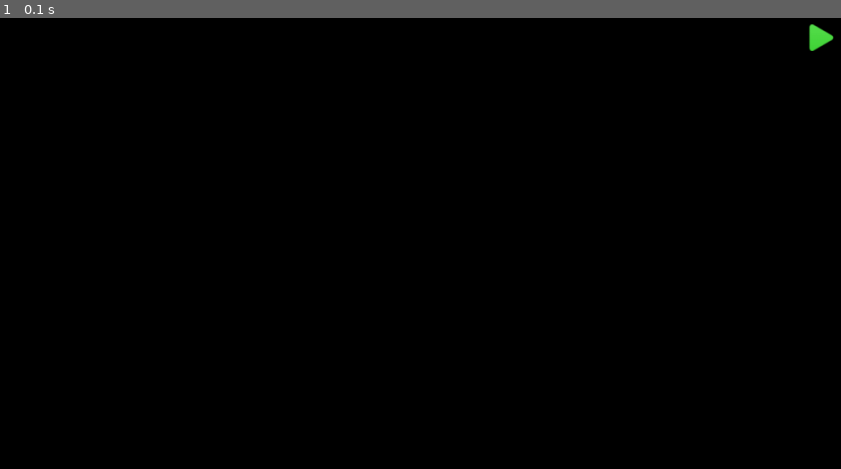
Above: before the commit, frame 1.
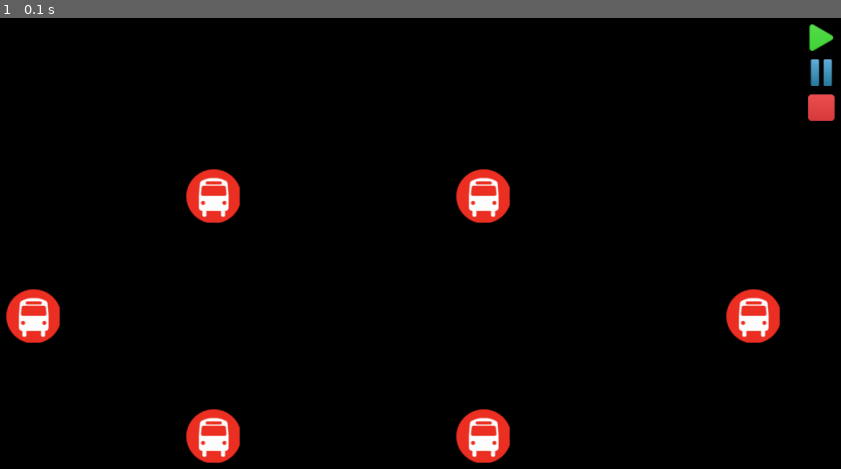
Above: after the commit, the same moment.

Repository: yujiakimoto/PySimio
Game: pygame game, started from animation.py
Same seed, same stepped clock (60 frames per second), same inputs: the game is played once before the commit and once after it.
Inputs:
- Up to frame 1 (0.1 s): no input

The runs differ from the first frame. In frame 1, 4.1% of the frame differs, in the area x 0-100%, y 9-99%.

Commit message:
Updated animation

Diff:
--- a/animation.py
+++ b/animation.py
@@ -48,7 +48,7 @@
 def make_button(picture, coords, surface):
     image = pygame.image.load(picture)
     image_rect = image.get_rect()
-    image_rect.topleft = coords
+    image_rect.center = coords
     surface.blit(image, image_rect)
     return image, image_rect
 
@@ -59,10 +59,22 @@
     size = width, height = 1080, 720
     screen = pygame.display.set_mode(size)
 
-    # TODO: initialize map with all stops, route
+    button_size = 32
+    margin = 10
+    start = make_button('images/start.png', (width - 0.5*button_size - margin, 0.5*button_size + margin), screen)
+    pause = make_button('images/pause.png', (width - 0.5*button_size - margin, 1.5*button_size + 2*margin), screen)
+    stop = make_button('images/stop.png', (width - 0.5*button_size - margin, 2.5*button_size + 3*margin), screen)
 
-    start = make_button('images/start.png', (width - 32 - 10, 10), screen)
-    # TODO: pause, stop (reset) buttons
+    coordinates = {'TDOG Depot': (0.1*width, 0.5*height),
+                   'Wegmans-Eastbound': (0.3*width, 0.3*height),
+                   'Wegmans-Westbound': (0.3*width, 0.7*height),
+                   'Commons-Eastbound': (0.6*width, 0.3*height),
+                   'Commons-Westbound': (0.6*width, 0.7*height),
+                   'Collegetown': (0.9*width, 0.5*height)}
+
+    bus_stop_icons = {}
+    for bus_stop in map.bus_stops.values():
+        bus_stop_icons[bus_stop.name] = make_button('images/bus_stop.png', coordinates[bus_stop.name], screen)
 
     while True:
         for event in pygame.event.get():
--- a/pySimio.py
+++ b/pySimio.py
@@ -18,6 +18,8 @@
         self.buses = buses
         self.bus_stops = bus_stops
         self.event_queue = []
+
+    # TODO: implement pause, stop methods
 
     def simulate(self, max_time, debug=False):
 
Binary file added: images/bus_stop.png
Binary file added: images/pause.png
Binary file added: images/stop.png
